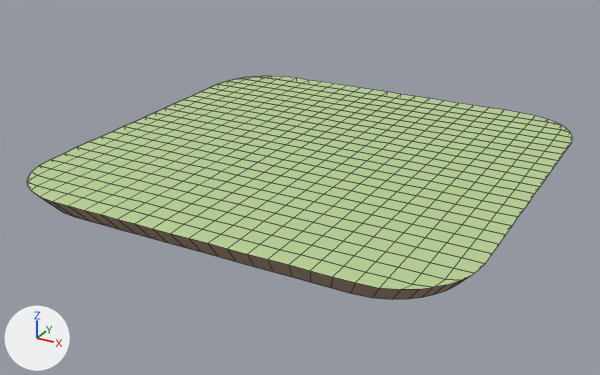
What one commit did to the Blender file camping-assets/environment/ground.blend.
One viewpoint serves both versions: a camera (50 mm lens) standing at (14.9, -28.5, 13.2) and looking at (-0.4, -0.7, -0.6). Arrows for +X, +Y and +Z are at lower left; the lights stay in place. The first picture is the older version. Mesh edges are drawn as thin lines.

Before the edit, the objects in view are built like this:
```python
mat_m_grass = principled_material('M_Grass')
mat_m_grass.base_color = (0.498, 0.651, 0.314)  # green #bbd398
mat_m_grass.roughness = 0.9
mat_m_soil = principled_material('M_Soil')
mat_m_soil.base_color = (0.42, 0.29, 0.196)  # beige #ad937a
mat_m_soil.roughness = 0.9
me_ground_sides = bpy.data.meshes.new('Ground_Sides')
me_ground_sides.from_pydata(...)  # 577 vertices, 192 faces; spans x -9.0..9.0, y -9.0..9.0, z 0.0..0.8
me_ground_sides.materials.append(mat_m_soil)  # beige #ad937a
me_ground_top = bpy.data.meshes.new('Ground_Top')
me_ground_top.from_pydata(...)  # 2304 vertices, 576 faces; spans x -9.0..9.0, y -9.0..9.0, z 0.8
me_ground_top.materials.append(mat_m_grass)  # green #bbd398
ob_ground_sides = bpy.data.objects.new('Ground_Sides', me_ground_sides)
ob_ground_sides.location = (0.0, 0.0, 0.0)
ob_ground_top = bpy.data.objects.new('Ground_Top', me_ground_top)
ob_ground_top.location = (0.0, 0.0, 0.0)
```
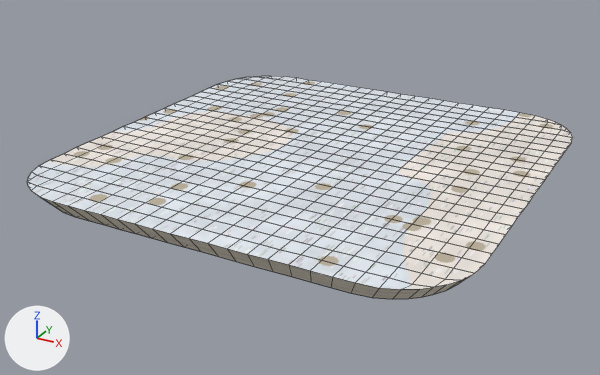
Diff of the bpy script that builds the scene:
```diff
--- a/camping-assets/environment/ground.blend.py
+++ b/camping-assets/environment/ground.blend.py
@@ img_grass_rough_png @@
+img_grass_rough_png = load_image('grass_rough.png', '../textures/grass_rough.png', 256, 256, 'Non-Color')
@@ img_soil_albedo_png @@
+img_soil_albedo_png = load_image('soil_albedo.png', '../textures/soil_albedo.png', 256, 256, 'sRGB')
@@ img_grass_albedo_png @@
+img_grass_albedo_png = load_image('grass_albedo.png', '../textures/grass_albedo.png', 512, 512, 'sRGB')
@@ mat_m_grass @@
 n0 = _N.new('ShaderNodeBsdfPrincipled'); n0.name = 'Principled BSDF'
-n0.inputs[0].default_value = (0.498, 0.651, 0.314, 1.0)  # 'Base Color', green #bbd398
-n0.inputs[2].default_value = 0.9  # 'Roughness'
 n1 = _N.new('ShaderNodeOutputMaterial'); n1.name = 'Material Output'
+n2 = _N.new('ShaderNodeTexImage'); n2.name = 'Image Texture'
+n2.image = img_grass_albedo_png
+n3 = _N.new('ShaderNodeTexImage'); n3.name = 'Image Texture.001'
+n3.image = img_grass_rough_png
 _L.new(n0.outputs[0], n1.inputs[0])  # 'BSDF' to 'Surface'
+_L.new(n2.outputs[0], n0.inputs[0])  # 'Color' to 'Base Color'
+_L.new(n3.outputs[0], n0.inputs[2])  # 'Color' to 'Roughness'
@@ mat_m_soil @@
 n0 = _N.new('ShaderNodeBsdfPrincipled'); n0.name = 'Principled BSDF'
-n0.inputs[0].default_value = (0.42, 0.29, 0.196, 1.0)  # 'Base Color', beige #ad937a
-n0.inputs[2].default_value = 0.9  # 'Roughness'
 n1 = _N.new('ShaderNodeOutputMaterial'); n1.name = 'Material Output'
+n2 = _N.new('ShaderNodeTexImage'); n2.name = 'Image Texture'
+n2.image = img_soil_albedo_png
+n3 = _N.new('ShaderNodeTexImage'); n3.name = 'Image Texture.001'
+n3.image = img_grass_rough_png
 _L.new(n0.outputs[0], n1.inputs[0])  # 'BSDF' to 'Surface'
+_L.new(n2.outputs[0], n0.inputs[0])  # 'Color' to 'Base Color'
+_L.new(n3.outputs[0], n0.inputs[2])  # 'Color' to 'Roughness'
```

What differs and where, as boxes (x1, y1, x2, y2) in the pictures (600 x 375 px):
'Ground_Top', surface changed (green to white): (27, 76, 573, 289) in both
'Ground_Sides', surface changed: (40, 197, 472, 299) in both
